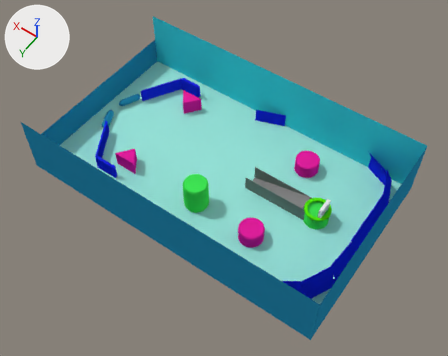
The Blender file src/models/table2.blend as it was, and as the next commit left it.
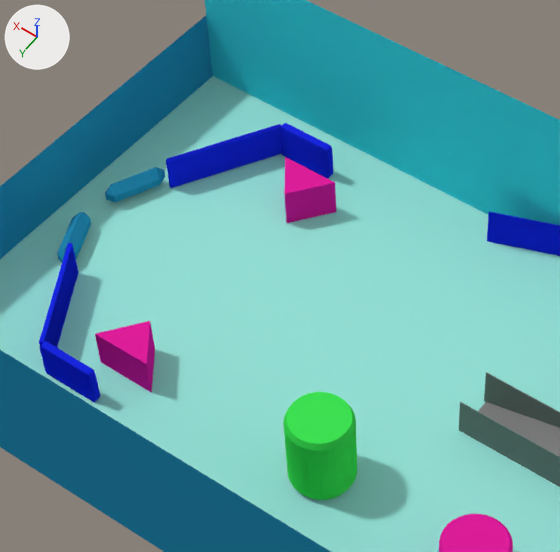
Old and new are each drawn whole from a 50 mm camera at (-7.02, 9.66, 15.21) aimed at (-0.37, 0.36, 0.6) and again close up on the part from 18% to 63% of the width and 10% to 65% of the height. The axes (+X, +Y, +Z) are drawn at upper left. The lights are the same throughout.
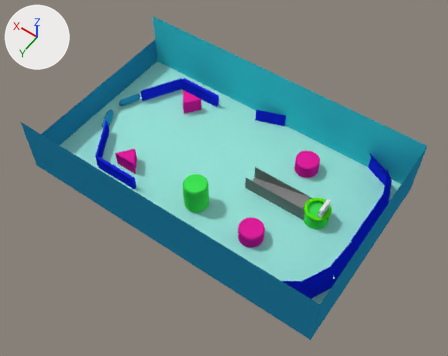
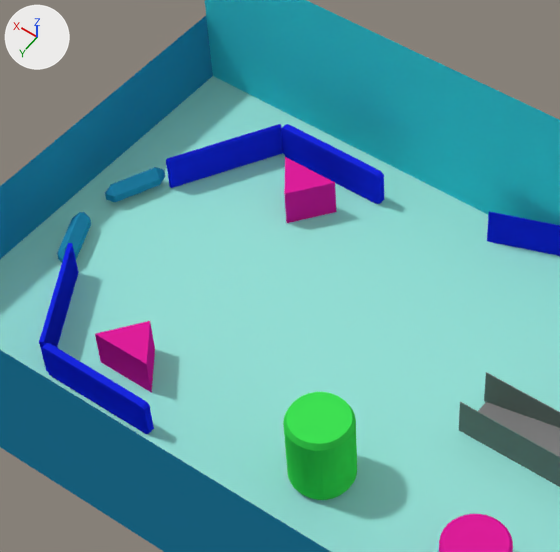
Location of each change, [x1, y1, x2, y2] in pixels of the close-ups (560 x 552 px):
'Cube.004', moved, rescaled (93% wider, 42% taller)
    before: [280, 123, 333, 179]
    after: [281, 124, 384, 204]
'Cube.003', moved, rescaled (84% wider, 48% taller)
    before: [39, 341, 100, 402]
    after: [41, 343, 154, 434]

The change, as a diff of the scene's bpy script:
```diff
--- a/src/models/table2.blend.py
+++ b/src/models/table2.blend.py
@@ ob_cube_004 @@
 ob_cube_004 = bpy.data.objects.new('Cube.004', me_cube_005)
-ob_cube_004.location = (3.0, -2.4, 0.25)
-ob_cube_004.scale = (1.0, 0.5, 1.0)
+ob_cube_004.location = (2.6, -2.4, 0.25)
+ob_cube_004.scale = (2.0, 0.5, 1.0)
 _m = ob_cube_004.modifiers.new('Bevel', 'BEVEL')
@@ ob_cube_003 @@
 ob_cube_003 = bpy.data.objects.new('Cube.003', me_cube_004)
-ob_cube_003.location = (3.0, 1.9, 0.25)
-ob_cube_003.scale = (1.0, 0.5, 1.0)
+ob_cube_003.location = (2.6, 1.9, 0.25)
+ob_cube_003.scale = (2.0, 0.5, 1.0)
 _m = ob_cube_003.modifiers.new('Bevel', 'BEVEL')
```
